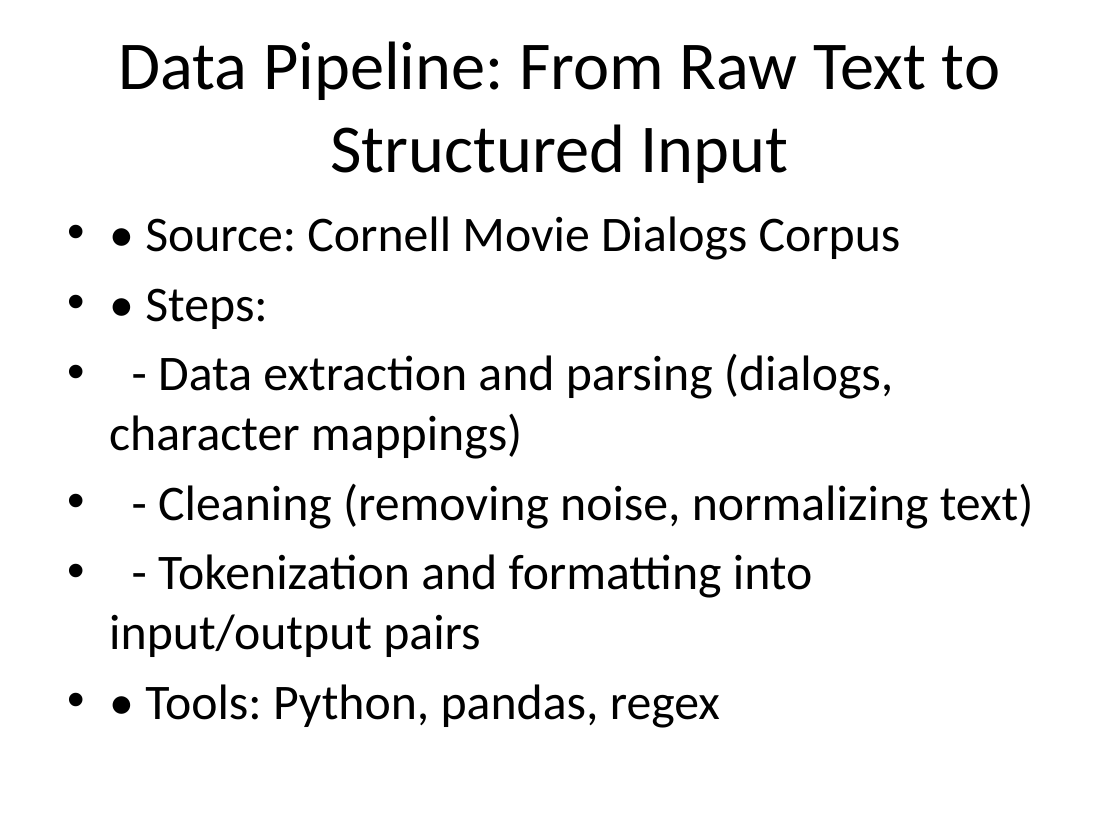
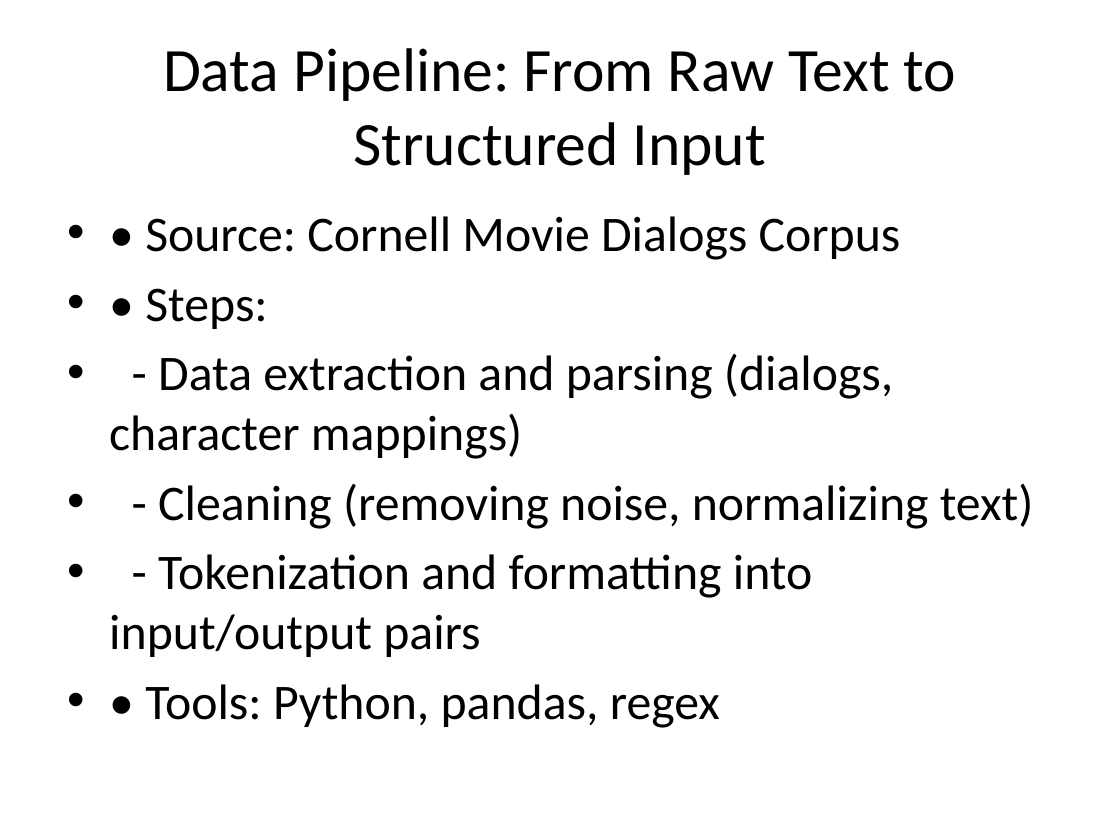
Before and after one commit to Hellenmwaniki/Codebyte---Capstone-Project-, a slide deck: slide 4 of none-technical-presentation/Brian_Chatbot_Presentation.pptx (slide 3 before the commit). Drawn at 1120x840 pixels with LibreOffice and Linux fonts; fonts in the diff are those of the drawing. Boxes give left, top, right and bottom in pixels: in the first picture for what was removed or moved away, otherwise in the second. Text is boxed around its words. In the diff, an @@ line names an element or a change of style, - is before the commit and + after.

```diff
--- a/none-technical-presentation/Brian_Chatbot_Presentation.pptx
+++ b/none-technical-presentation/Brian_Chatbot_Presentation.pptx
@@ title "Data Pipeline: From Raw Text ..." at box(163, 48, 957, 175): size 44 to 39.6 pt @@
```
Also in this commit, not shown: 3 other slides changed, 1 slide added, 2 other files.
